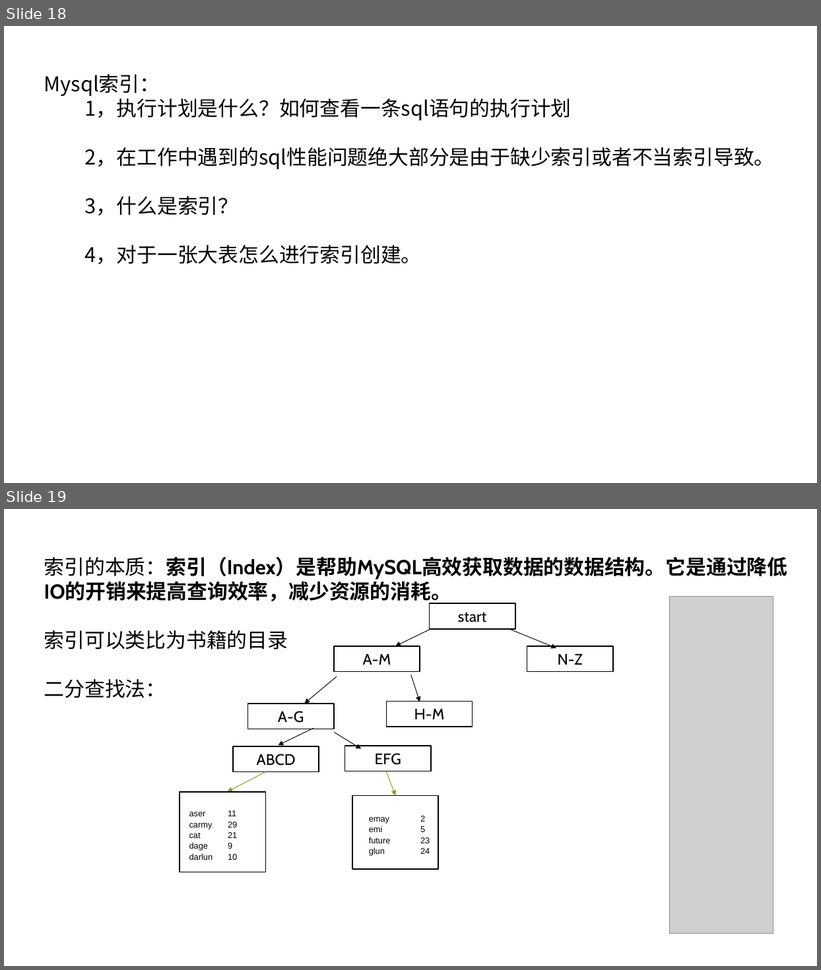
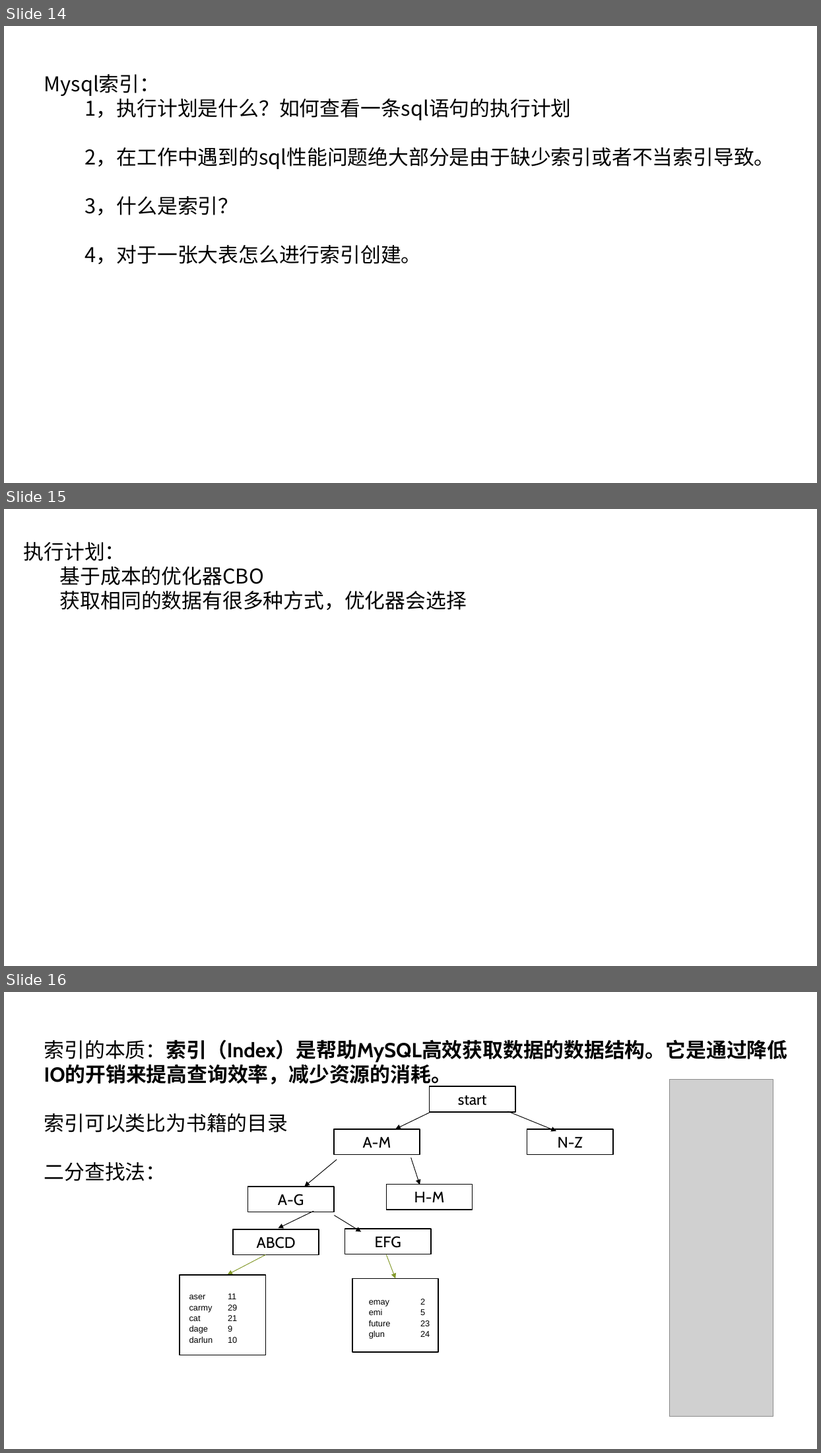
Before and after one commit to ronghuaihai/sharefiles, a slide deck: 数据库演示.pptx. Shown one above the other, each under a label of ours: slides 18 and 19 before the commit, slides 14, 15 and 16 after it. The pictures are 821x970 and 821x1453 pixels, drawn with LibreOffice and Linux fonts; fonts in the diff are those of the drawing; grey boxes stand for pictures; background and template pictures are left out. Boxes give left, top, right and bottom in pixels: in the first picture for what was removed or moved away, otherwise in the second. Text is boxed around its words. In the diff, an @@ line names an element or a change of style, - is before the commit and + after.

```diff
--- a/数据库演示.pptx
+++ b/数据库演示.pptx
@@ slide 15 added at (4,509,817,966), background picture (left out) @@
@@ text added at (24,542,467,610), 24 pt, text #000000 @@
+执行计划：
+基于成本的优化器CBO
+获取相同的数据有很多种方式，优化器会选择
@@ what was slide 18 is now slide 14 @@
@@ what was slide 19 is now slide 16 @@
```
Also in this commit, not shown: 15 slides changed, 7 other slides added, 2 slides removed, 3 other files.
